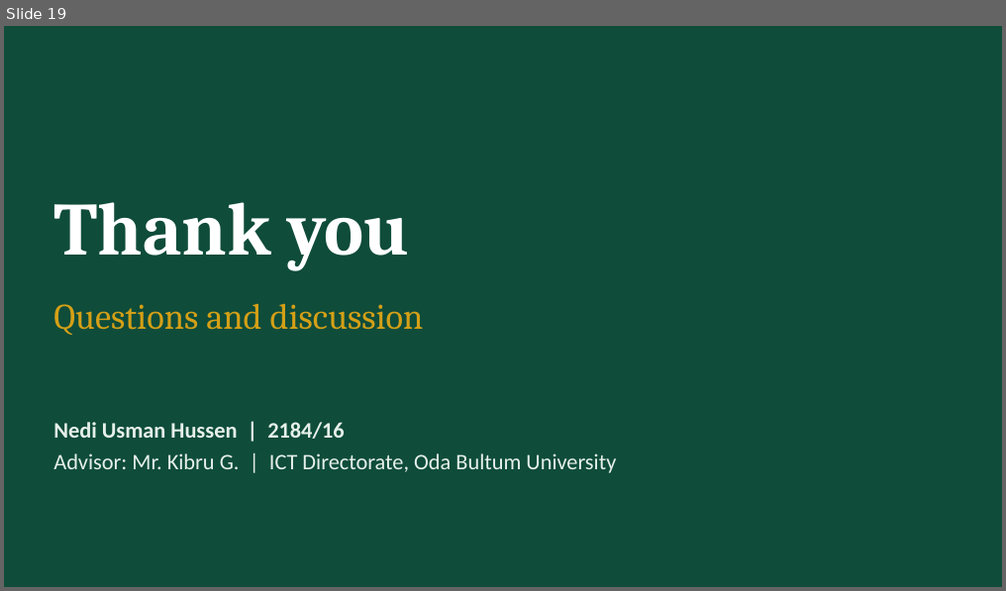
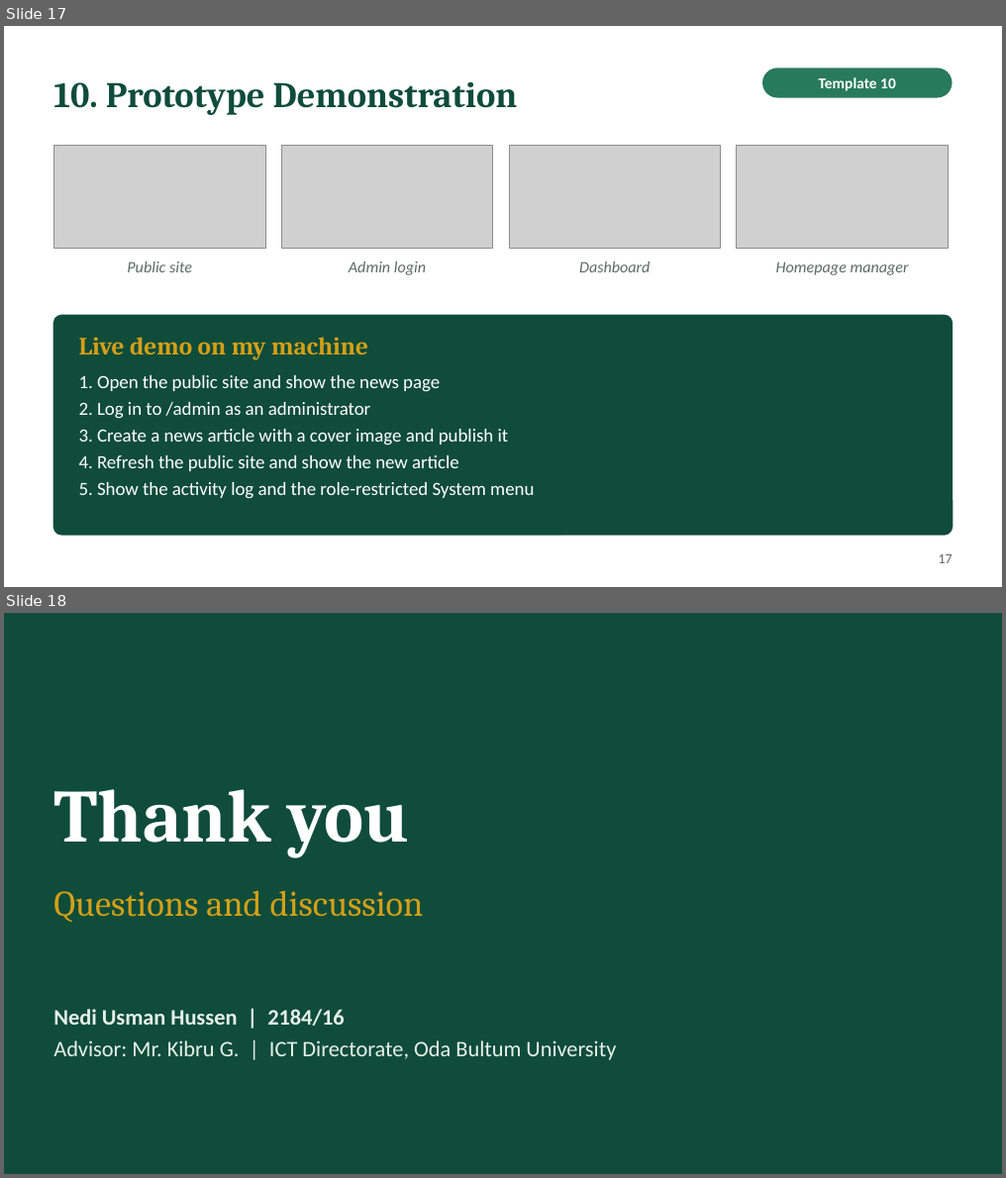
Before and after one commit to Nediusman/OBU-Intern, a slide deck: document/OBU-CMS_Presentation.pptx. Shown one above the other, each under a label of ours: slide 19 before the commit, slides 17 and 18 after it. The pictures are 1006x591 and 1006x1178 pixels, drawn with LibreOffice and Linux fonts; fonts in the diff are those of the drawing; grey boxes stand for pictures. Boxes give left, top, right and bottom in pixels: in the first picture for what was removed or moved away, otherwise in the second. Text is boxed around its words. In the diff, an @@ line names an element or a change of style, - is before the commit and + after.

```diff
--- a/document/OBU-CMS_Presentation.pptx
+++ b/document/OBU-CMS_Presentation.pptx
@@ slide 17 added at [4, 26, 1002, 587], background #FFFFFF @@
@@ title added at [54, 82, 518, 115], 26 pt, text #0F4C3A, bold @@
+10. Prototype Demonstration
@@ rounded rectangle added at [762, 68, 952, 98], fill #287A5D, 11 pt, text #FFFFFF, bold @@
+Template 10
@@ picture added at [54, 146, 265, 248] @@
@@ picture added at [281, 146, 493, 248] @@
@@ picture added at [509, 146, 721, 248] @@
@@ picture added at [737, 146, 948, 248] @@
@@ text added at [127, 262, 192, 273], 11.5 pt, text #5B6B64, italic @@
+Public site
@@ text added at [349, 262, 426, 275], 11.5 pt, text #5B6B64, italic @@
+Admin login
@@ text added at [579, 262, 649, 273], 11.5 pt, text #5B6B64, italic @@
+Dashboard
@@ text added at [776, 262, 909, 275], 11.5 pt, text #5B6B64, italic @@
+Homepage manager
@@ rounded rectangle added at [54, 315, 952, 535], fill #0F4C3A, outline #0F4C3A 1 pt @@
@@ text added at [79, 337, 368, 361], 18 pt, text #D4A017, bold @@
+Live demo on my machine
@@ text added at [79, 375, 534, 499], 13.5 pt, text #FFFFFF @@
+1. Open the public site and show the news page
+2. Log in to /admin as an administrator
+3. Create a news article with a cover image and publish it
+4. Refresh the public site and show the new article
+5. Show the activity log and the role-restricted System menu
@@ page number added at [939, 555, 952, 564], 10 pt, text #5B6B64 @@
+17
@@ what was slide 19 is now slide 18 @@
```
Also in this commit, not shown: 5 slides changed, 11 other slides added, 13 slides removed, 25 other files.
